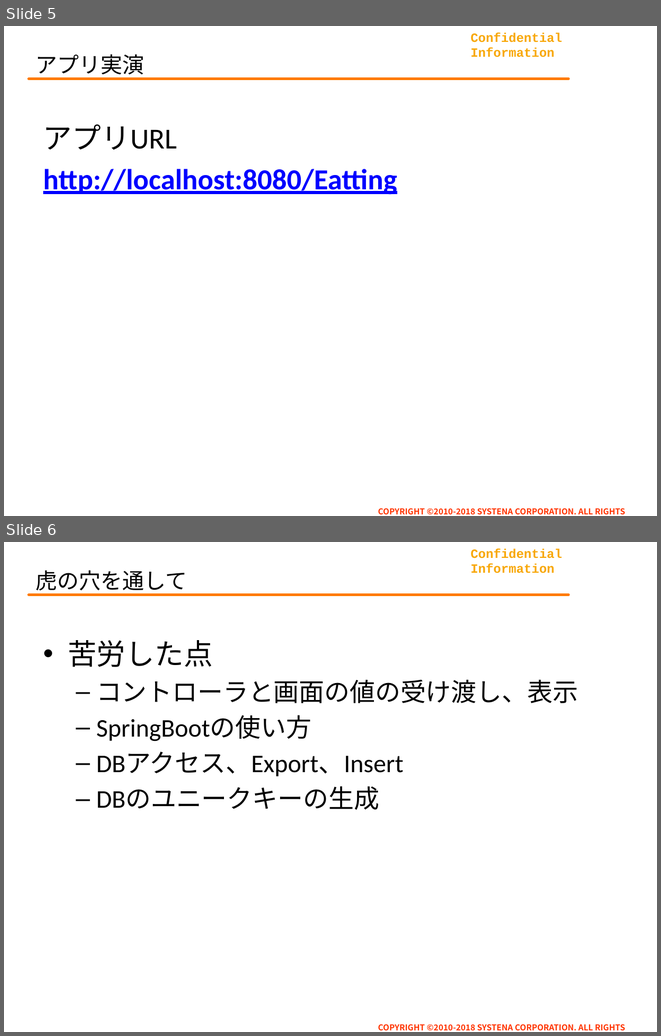
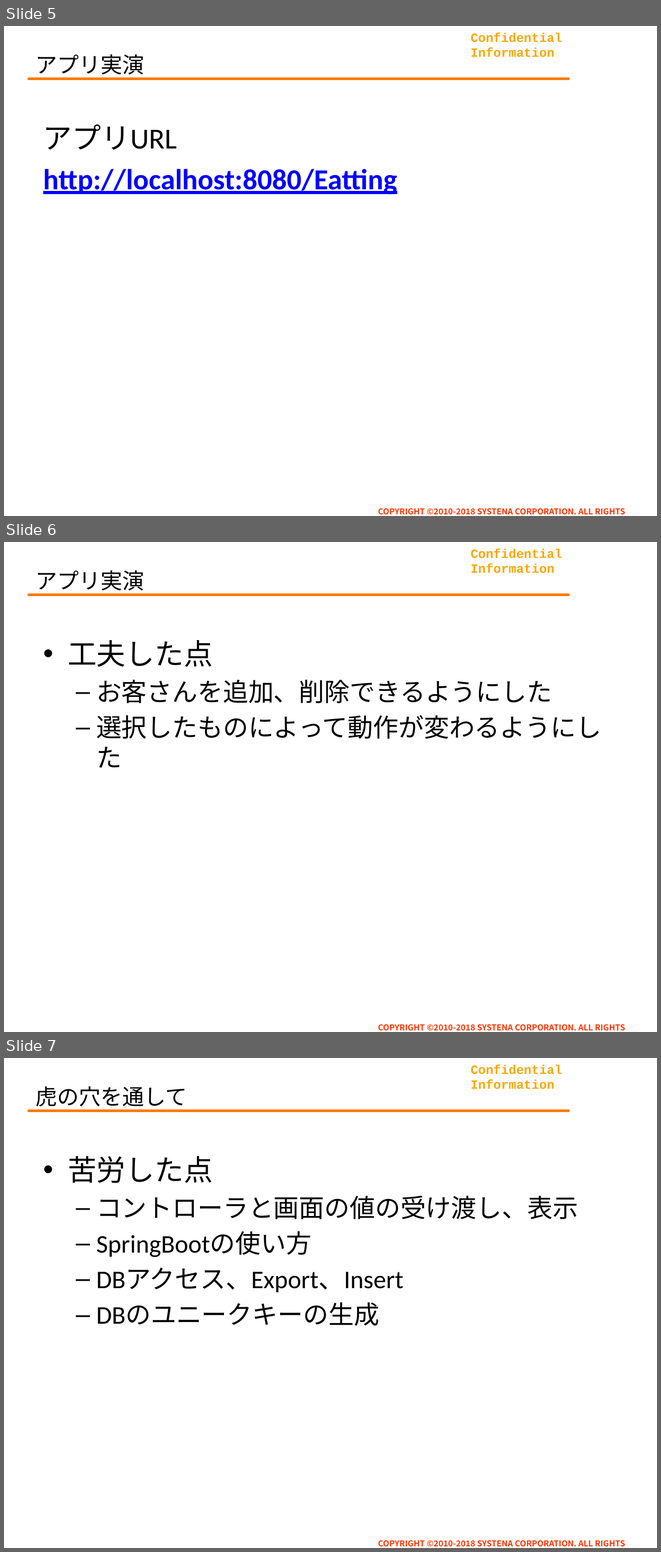
Before and after one commit to abese/webjava_3, a slide deck: doc/発表資料_阿部.pptx. Shown one above the other, each under a label of ours: slides 5 and 6 before the commit, slides 5, 6 and 7 after it. The pictures are 661x1036 and 661x1552 pixels, drawn with LibreOffice and Linux fonts; fonts in the diff are those of the drawing; background and template pictures are left out. Boxes give left, top, right and bottom in pixels: in the first picture for what was removed or moved away, otherwise in the second. Text is boxed around its words. In the diff, an @@ line names an element or a change of style, - is before the commit and + after.

```diff
--- a/doc/発表資料_阿部.pptx
+++ b/doc/発表資料_阿部.pptx
@@ slide 6 added at [4, 542, 657, 1032], background #FFFFFF; not listed: 3 template elements that a slide beside it also shows @@
@@ title added at [35, 570, 144, 594], 24 pt, text #000000 @@
+アプリ実演
@@ text added at [68, 640, 601, 768], 28 pt, text #000000 @@
+• 工夫した点
+  – お客さんを追加、削除できるようにした
+  – 選択したものによって動作が変わるようにした
@@ what was slide 6 is now slide 7 @@
```
Also in this commit, not shown: 3 slides changed, 7 other files.
